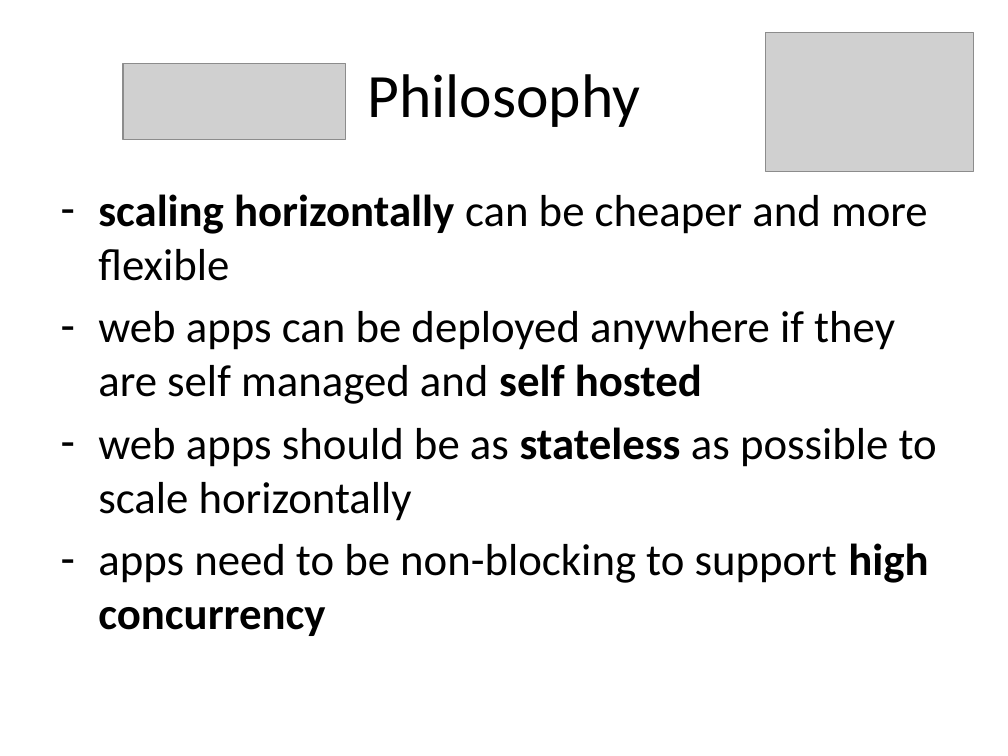
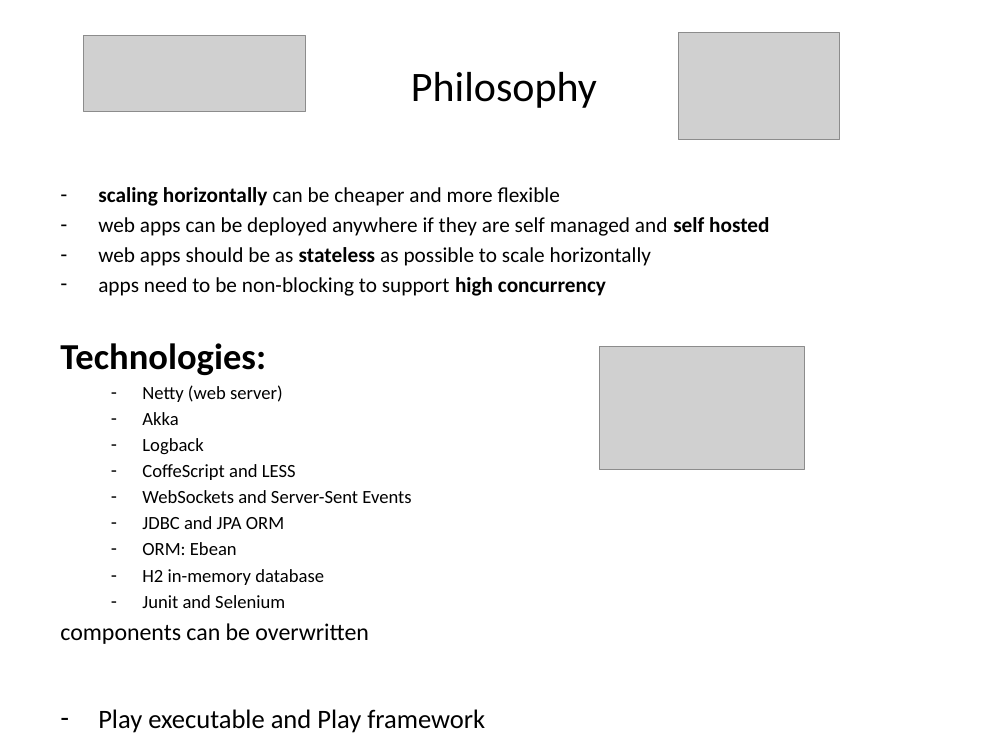
Before and after one commit to martadoberschuetz/dev_training, a slide deck: slide 3 of Play take 2.pptx. Drawn at 1008x756 pixels with LibreOffice and Linux fonts; fonts in the diff are those of the drawing; grey boxes stand for pictures. Boxes give left, top, right and bottom in pixels: in the first picture for what was removed or moved away, otherwise in the second. Text is boxed around its words. In the diff, an @@ line names an element or a change of style, - is before the commit and + after.

```diff
--- a/Play take 2.pptx
+++ b/Play take 2.pptx
@@ title "Philosophy" at [411, 72, 597, 108]: size 44 to 30 pt @@
@@ picture: place and size @@
-picture at [123, 64, 345, 139]
+picture at [84, 35, 305, 111]
@@ picture: place and size @@
-picture at [766, 32, 974, 170]
+picture at [678, 32, 840, 139]
@@ text at [98, 187, 769, 296]: size 32 to 15.2 pt in "scaling horizontally can be cheaper and more ...", "web apps can be deployed anywhere if ...", "web apps should be as stateless as ...", "apps need to be non-blocking to support ..."; less space between paragraphs @@
@@ text at [60, 343, 411, 644]: paragraphs added @@
+Technologies:
+  – Netty (web server)
+  – Akka
+  – Logback
+  – CoffeScript and LESS
+  – WebSockets and Server-Sent Events
+  – JDBC and JPA ORM
+  – ORM: Ebean
+  – H2 in-memory database
+  – Junit and Selenium
+components can be overwritten
+– Play executable and Play framework
@@ picture added at [599, 347, 804, 470] @@
```
Also in this commit, not shown: 6 other slides changed, 3 slides removed, 4 other files.
